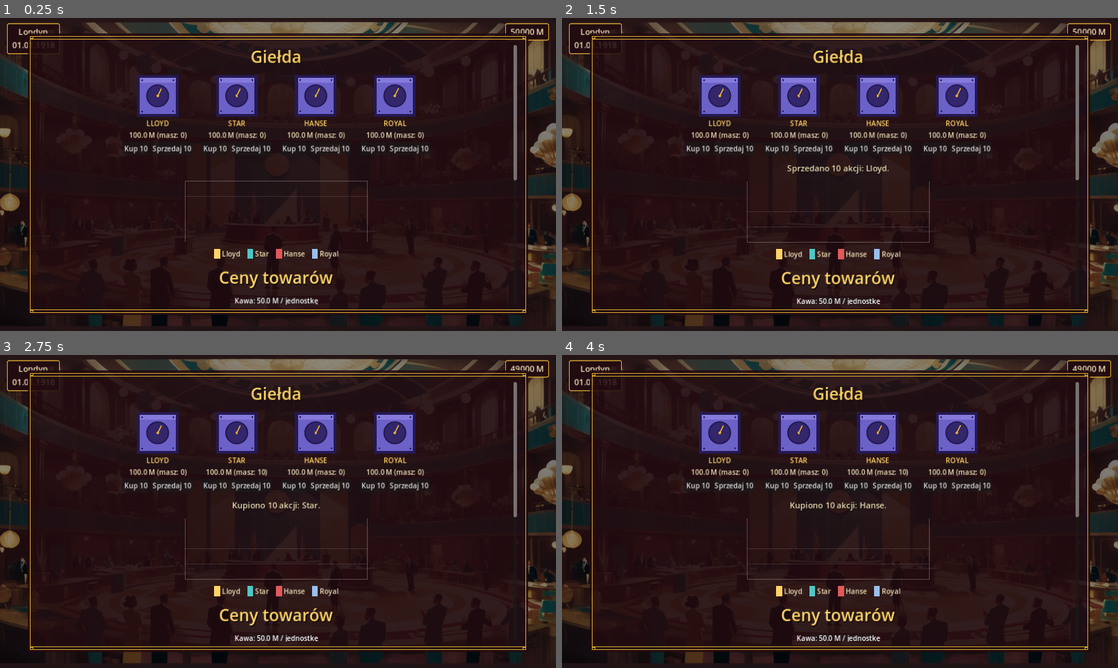
Above: before the commit, frames 1-4 (two rows, left to right).
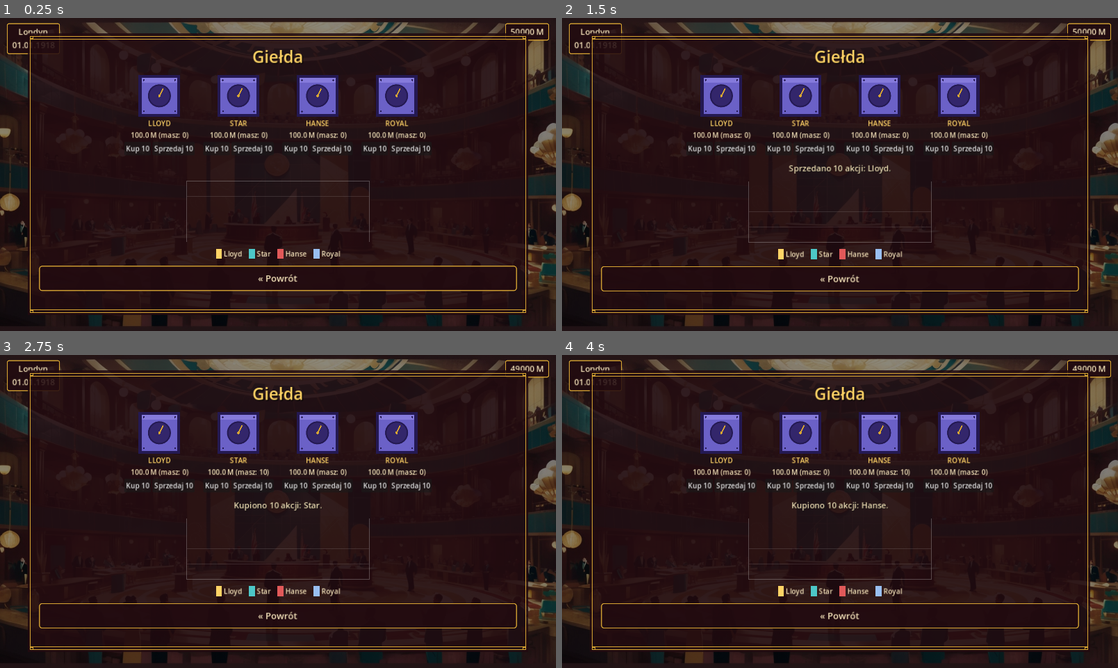
Above: after the commit, the same moments.

Repository: cinekm20/the-forger-retro-tycoon
Game: Godot game, scene res://scenes/stock_market/StockMarket.tscn
Two runs of this game, one before a commit and one after it. Both use one fixed random seed, a clock stepped at 60 frames per second and the inputs below. This scene is started directly instead of the project's main scene.
Inputs:
- Up to frame 1 (0.25 s): no input
- Up to frame 2 (1.5 s): click "Kup 10" at 0.5 s; click "Sprzedaj 10" at 1.25 s
- Up to frame 3 (2.75 s): click "Kup 10" at 2 s
- Up to frame 4 (4 s): click "Sprzedaj 10" at 2.75 s; click "Kup 10" at 3.5 s

The runs differ from the first frame. In frame 1, 4.9% of the frame differs, in the area x 7-93%, y 8-92%; in frame 2, 4.8%; in frame 3, 4.8%; in frame 4, 4.8%.

Commit message:
Rozdziel Giełdę i Rynek na dwa osobne ekrany
Zgłoszone przez użytkownika: "rozdzielny te plansze na 2 osobne, z hub
jako miejsce byłaby giełda i drugie to rynek". Dawny wspólny ekran
Giełdy (akcje + ceny towarów + kontrakty terminowe) dzieli się teraz na:

- Giełda (StockMarket.gd): tylko akcje 4 linii żeglugowych + ich wykres
  kursu. Kontrakty terminowe zostają POZA tym ekranem, bo dotyczą
  wyłącznie towarów (ForwardContracts.propose_contract bierze crop, nie
  spółkę), więc logicznie należą do Rynku.
- Rynek (nowy scenes/market/Market.gd): ceny towarów, ich wykres cen i
  kontrakty terminowe.

Hub.gd: nowa pozycja "Rynek" w FREE_DESTINATIONS obok "Giełda".
SceneRouter.gd: dodana stała MARKET. Nowy klucz tłumaczenia "Rynek" w
ui.csv. Oba ekrany na razie współdzielą tło stock_market.jpg — osobne
tło dla Rynku to możliwy przyszły krok, odnotowany w
docs/GRAFIKA_LEONARDO.md. GDD.md/README.md zaktualizowane pod nowy
podział ekranów.

Co-Authored-By: Claude Sonnet 5 <noreply@anthropic.com>
Claude-Session: https://claude.ai/code/session_01WjdcGYSPdySvPA6GKCaWaN

Diff:
--- a/game/scenes/hub/Hub.gd
+++ b/game/scenes/hub/Hub.gd
@@ -25,6 +25,10 @@
 }
 const FREE_DESTINATIONS := {
 	"Giełda": "res://scenes/stock_market/StockMarket.tscn",
+	## Zgłoszone przez użytkownika: rozdzielenie dawnego wspólnego ekranu
+	## Giełdy na dwie osobne plansze — Giełda (akcje linii żeglugowych)
+	## i Rynek (ceny towarów + kontrakty terminowe), patrz scenes/market/Market.gd.
+	"Rynek": "res://scenes/market/Market.tscn",
 	"Wyścigi konne": "res://scenes/races/Races.tscn",
 }
 
--- /dev/null
+++ b/game/scenes/market/Market.gd
@@ -0,0 +1,144 @@
+extends Control
+## Rynek — ceny towarów (kawa/tytoń/herbata/kakao) i kontrakty terminowe.
+## Wydzielone z dawnego wspólnego ekranu Giełdy (StockMarket.gd) na wyraźne
+## życzenie użytkownika: Giełda = akcje linii żeglugowych, Rynek = towary.
+## Kontrakty terminowe idą tutaj, nie do Giełdy, bo dotyczą wyłącznie
+## dostaw towarów (patrz ForwardContracts.gd — pole "crop"), nie akcji.
+
+const PriceChartScript := preload("res://scripts/ui/PriceChart.gd")
+
+## Kolory serii na wykresie (PriceChart.gd) — osobne od kolorów w
+## PlantationTileIcon.CROP_COLORS (te dobrane pod tło pola/ikonkę, dość
+## przygaszone — kawa i kakao wychodzą tam prawie tym samym brązem, co na
+## LINII wykresu byłoby nieczytelne). Tu każda uprawa ma wyraźnie
+## odróżnialny odcień.
+const CROP_CHART_COLORS := {
+	"coffee": Color(0.65, 0.42, 0.18),
+	"tobacco": Color(0.88, 0.78, 0.25),
+	"tea": Color(0.35, 0.68, 0.35),
+	"cocoa": Color(0.75, 0.28, 0.18),
+}
+
+var crop_rows_container: VBoxContainer
+var contracts_label: Label
+var location_label: Label
+var money_label: Label
+var crop_chart: Control
+
+
+## Skrzynki lokalizacja/data (lewy górny róg) i gotówka (prawy górny róg) —
+## ten sam trik co Giełda/Hub, patrz ScreenHelpers.make_corner_status_row.
+func _ready() -> void:
+	ScreenHelpers.make_background(self, "res://art/backgrounds/stock_market.jpg")
+	var corner := ScreenHelpers.make_corner_status_row(self, "", "")
+	location_label = corner["left"]
+	money_label = corner["right"]
+
+	var root := ScreenHelpers.make_root(self)
+	ScreenHelpers.make_title(root, "Rynek")
+	ScreenHelpers.make_turn_indicator(root)
+
+	ScreenHelpers.make_title(root, "Ceny towarów")
+	crop_rows_container = VBoxContainer.new()
+	root.add_child(crop_rows_container)
+
+	## Wykres cen towarów w czasie (Crops.price_history) — rysowany natywnie
+	## (PriceChart.gd), tak jak sejfy/pinezki/ramki indziej w tej grze
+	## (Leonardo.ai generuje pełne sceny zamiast czystego wykresu). Legenda
+	## pod wykresem: kolorowy kwadracik + nazwa towaru.
+	crop_chart = PriceChartScript.new()
+	crop_chart.custom_minimum_size = Vector2(420, 140)
+	crop_chart.size_flags_horizontal = Control.SIZE_SHRINK_CENTER
+	root.add_child(crop_chart)
+	_build_chart_legend(root, Crops.CROPS, func(id): return Crops.CROP_NAMES[id], CROP_CHART_COLORS)
+
+	ScreenHelpers.make_title(root, "Kontrakty terminowe")
+	ScreenHelpers.make_label(
+		root,
+		tr("Kontrakt: %d jednostek za %d dni, cena dziś ×%.1f, kara %.0f%% przy niedostarczeniu") % [
+			ForwardContracts.CONTRACT_AMOUNT, ForwardContracts.DUE_IN_DAYS,
+			ForwardContracts.PRICE_PREMIUM, ForwardContracts.PENALTY_RATIO * 100.0,
+		],
+	)
+	var contract_row := HBoxContainer.new()
+	contract_row.alignment = BoxContainer.ALIGNMENT_CENTER
+	root.add_child(contract_row)
+	for crop in Crops.CROPS:
+		var propose_btn := Button.new()
+		propose_btn.text = tr("Zawrzyj: %s") % Crops.CROP_NAMES[crop]
+		propose_btn.pressed.connect(_on_propose_contract_pressed.bind(crop))
+		contract_row.add_child(propose_btn)
+
+	contracts_label = ScreenHelpers.make_label(root, "")
+
+	ScreenHelpers.make_back_button(root)
+
+	_rebuild_crop_rows()
+	_update_info()
+
+
+func _rebuild_crop_rows() -> void:
+	for child in crop_rows_container.get_children():
+		child.queue_free()
+	for crop in Crops.CROPS:
+		var label := Label.new()
+		label.text = tr("%s: %.1f M / jednostkę") % [Crops.CROP_NAMES[crop], Crops.get_price(crop)]
+		label.horizontal_alignment = HORIZONTAL_ALIGNMENT_CENTER
+		crop_rows_container.add_child(label)
+
+
+func _on_propose_contract_pressed(crop: String) -> void:
+	ForwardContracts.propose_contract(crop)
+	_update_info()
+
+
+func _update_info() -> void:
+	location_label.text = tr("%s\n%s") % [Cities.get_city_name(Travel.current_city), Calendar.get_date_string()]
+	money_label.text = tr("%.0f M") % Economy.player_money
+	_rebuild_crop_rows()
+	_update_chart()
+
+	var lines: Array[String] = []
+	for contract in ForwardContracts.active_contracts:
+		lines.append(tr("%s: %d szt. po %.1f M, termin dzień %d, kara %.0f M") % [
+			Crops.CROP_NAMES[contract["crop"]], contract["amount"], contract["price_per_unit"],
+			contract["due_day"], contract["penalty"],
+		])
+	contracts_label.text = "\n".join(lines) if not lines.is_empty() else tr("Brak aktywnych kontraktów.")
+
+
+## Kolorowy kwadracik + nazwa dla każdej serii, pod wykresem — czysty tekst
+## wygodniej zrobić zwykłymi Labelami niż draw_string() w środku PriceChart.
+func _build_chart_legend(parent: Container, ids: Array, get_name: Callable, colors: Dictionary) -> void:
+	var legend_row := HBoxContainer.new()
+	legend_row.alignment = BoxContainer.ALIGNMENT_CENTER
+	legend_row.add_theme_constant_override("separation", 16)
+	parent.add_child(legend_row)
+
+	for id in ids:
+		var entry := HBoxContainer.new()
+		entry.add_theme_constant_override("separation", 4)
+		legend_row.add_child(entry)
+
+		var swatch := ColorRect.new()
+		swatch.color = colors.get(id, Color.WHITE)
+		swatch.custom_minimum_size = Vector2(14, 14)
+		entry.add_child(swatch)
+
+		var label := Label.new()
+		label.text = get_name.call(id)
+		label.add_theme_color_override("font_color", ScreenHelpers.COLOR_CREAM)
+		entry.add_child(label)
+
+
+## Odświeża wykres z aktualnej historii cen (Crops.price_history) —
+## wywoływane za każdym razem, gdy coś mogło zmienić ceny (nowy kontrakt,
+## wejście na ekran).
+func _update_chart() -> void:
+	var crop_series := {}
+	for crop in Crops.CROPS:
+		crop_series[crop] = {
+			"values": Crops.price_history.get(crop, []),
+			"color": CROP_CHART_COLORS.get(crop, Color.WHITE),
+		}
+	crop_chart.set_series(crop_series)
--- /dev/null
+++ b/game/scenes/market/Market.tscn
@@ -0,0 +1,12 @@
+[gd_scene load_steps=2 format=3]
+
+[ext_resource type="Script" path="res://scenes/market/Market.gd" id="1"]
+
+[node name="Market" type="Control"]
+layout_mode = 3
+anchors_preset = 15
+anchor_right = 1.0
+anchor_bottom = 1.0
+grow_horizontal = 2
+grow_vertical = 2
+script = ExtResource("1")
--- a/game/scenes/stock_market/StockMarket.gd
+++ b/game/scenes/stock_market/StockMarket.gd
@@ -2,36 +2,28 @@
 ## Giełda — działające kupno/sprzedaż akcji linii żeglugowych, z kursem
 ## powiązanym z aktywnością gracza na plantacjach (docs/MECHANIKI_EKONOMICZNE.md
 ## pkt. 7) i losowym dziennym dryfem (ShippingCompanies._on_day_advanced).
+## Ceny towarów i kontrakty terminowe mają od tego osobny ekran — Rynek
+## (scenes/market/Market.gd), zgłoszone przez użytkownika jako rozdzielenie
+## dwóch odrębnych plansz z jednego ekranu Giełdy.
 
 const VaultIconScript := preload("res://scripts/ui/VaultIcon.gd")
 const PriceChartScript := preload("res://scripts/ui/PriceChart.gd")
 
-## Kolory serii na wykresach (PriceChart.gd) — osobne od kolorów w
+## Kolory serii na wykresie (PriceChart.gd) — osobne od kolorów w
 ## PlantationTileIcon.CROP_COLORS (te dobrane pod tło pola/ikonkę, dość
-## przygaszone — kawa i kakao wychodzą tam prawie tym samym brązem, co na
-## LINII wykresu byłoby nieczytelne). Tu każda uprawa/spółka ma wyraźnie
-## odróżnialny odcień.
+## przygaszone). Tu każda spółka ma wyraźnie odróżnialny odcień.
 const SHIPPING_COLORS := {
 	"lloyd": Color(1.0, 0.83, 0.4),
 	"star": Color(0.3, 0.78, 0.78),
 	"hanse": Color(0.88, 0.35, 0.35),
 	"royal": Color(0.6, 0.75, 0.95),
 }
-const CROP_CHART_COLORS := {
-	"coffee": Color(0.65, 0.42, 0.18),
-	"tobacco": Color(0.88, 0.78, 0.25),
-	"tea": Color(0.35, 0.68, 0.35),
-	"cocoa": Color(0.75, 0.28, 0.18),
-}
 
 var rows_container: HFlowContainer
-var crop_rows_container: VBoxContainer
-var contracts_label: Label
 var location_label: Label
 var money_label: Label
 var trade_status_label: Label
 var shipping_chart: Control
-var crop_chart: Control
 
 
 ## Skrzynki lokalizacja/data (lewy górny róg) i gotówka (prawy górny róg)
@@ -49,7 +41,7 @@
 	ScreenHelpers.make_turn_indicator(root)
 
 	## HFlowContainer zamiast HBoxContainer: na wąskim (portretowym) ekranie
-	## 5 sejfów obok siebie by się nie zmieściło — FlowContainer sam
+	## 4 sejfy obok siebie by się nie zmieściły — FlowContainer sam
 	## zawija do kolejnego wiersza, kiedy brakuje miejsca, więc układ
 	## dostosowuje się do szerokości ekranu bez ręcznego liczenia kolumn.
 	rows_container = HFlowContainer.new()
@@ -70,41 +62,9 @@
 	root.add_child(shipping_chart)
 	_build_chart_legend(root, ShippingCompanies.COMPANIES.keys(), func(id): return ShippingCompanies.COMPANIES[id]["name"], SHIPPING_COLORS)
 
-	ScreenHelpers.make_title(root, "Ceny towarów")
-	crop_rows_container = VBoxContainer.new()
-	root.add_child(crop_rows_container)
-
-	## Wykres cen towarów w czasie (Crops.price_history) — ten sam wzorzec co
-	## wykres linii żeglugowych wyżej.
-	crop_chart = PriceChartScript.new()
-	crop_chart.custom_minimum_size = Vector2(420, 140)
-	crop_chart.size_flags_horizontal = Control.SIZE_SHRINK_CENTER
-	root.add_child(crop_chart)
-	_build_chart_legend(root, Crops.CROPS, func(id): return Crops.CROP_NAMES[id], CROP_CHART_COLORS)
-
-	ScreenHelpers.make_title(root, "Kontrakty terminowe")
-	ScreenHelpers.make_label(
-		root,
-		tr("Kontrakt: %d jednostek za %d dni, cena dziś ×%.1f, kara %.0f%% przy niedostarczeniu") % [
-			ForwardContracts.CONTRACT_AMOUNT, ForwardContracts.DUE_IN_DAYS,
-			ForwardContracts.PRICE_PREMIUM, ForwardContracts.PENALTY_RATIO * 100.0,
-		],
-	)
-	var contract_row := HBoxContainer.new()
-	contract_row.alignment = BoxContainer.ALIGNMENT_CENTER
-	root.add_child(contract_row)
-	for crop in Crops.CROPS:
-		var propose_btn := Button.new()
-		propose_btn.text = tr("Zawrzyj: %s") % Crops.CROP_NAMES[crop]
-		propose_btn.pressed.connect(_on_propose_contract_pressed.bind(crop))
-		contract_row.add_child(propose_btn)
-
-	contracts_label = ScreenHelpers.make_label(root, "")
-
 	ScreenHelpers.make_back_button(root)
 
 	_rebuild_rows()
-	_rebuild_crop_rows()
 	_update_info()
 
 
@@ -179,34 +139,10 @@
 	_update_info()
 
 
-func _rebuild_crop_rows() -> void:
-	for child in crop_rows_container.get_children():
-		child.queue_free()
-	for crop in Crops.CROPS:
-		var label := Label.new()
-		label.text = tr("%s: %.1f M / jednostkę") % [Crops.CROP_NAMES[crop], Crops.get_price(crop)]
-		label.horizontal_alignment = HORIZONTAL_ALIGNMENT_CENTER
-		crop_rows_container.add_child(label)
-
-
-func _on_propose_contract_pressed(crop: String) -> void:
-	ForwardContracts.propose_contract(crop)
-	_update_info()
-
-
 func _update_info() -> void:
 	location_label.text = tr("%s\n%s") % [Cities.get_city_name(Travel.current_city), Calendar.get_date_string()]
 	money_label.text = tr("%.0f M") % Economy.player_money
-	_rebuild_crop_rows()
-	_update_charts()
-
-	var lines: Array[String] = []
-	for contract in ForwardContracts.active_contracts:
-		lines.append(tr("%s: %d szt. po %.1f M, termin dzień %d, kara %.0f M") % [
-			Crops.CROP_NAMES[contract["crop"]], contract["amount"], contract["price_per_unit"],
-			contract["due_day"], contract["penalty"],
-		])
-	contracts_label.text = "\n".join(lines) if not lines.is_empty() else tr("Brak aktywnych kontraktów.")
+	_update_chart()
 
 
 ## Kolorowy kwadracik + nazwa dla każdej serii, pod wykresem — czysty tekst
@@ -233,10 +169,10 @@
 		entry.add_child(label)
 
 
-## Odświeża dane obu wykresów z aktualnej historii cen (ShippingCompanies/
-## Crops.price_history) — wywoływane za każdym razem, gdy coś mogło zmienić
-## ceny (kupno/sprzedaż akcji, nowy kontrakt, wejście na ekran).
-func _update_charts() -> void:
+## Odświeża wykres z aktualnej historii kursów (ShippingCompanies.price_history)
+## — wywoływane za każdym razem, gdy coś mogło zmienić ceny (kupno/sprzedaż
+## akcji, wejście na ekran).
+func _update_chart() -> void:
 	var shipping_series := {}
 	for company_id in ShippingCompanies.COMPANIES.keys():
 		shipping_series[company_id] = {
@@ -244,11 +180,3 @@
 			"color": SHIPPING_COLORS.get(company_id, Color.WHITE),
 		}
 	shipping_chart.set_series(shipping_series)
-
-	var crop_series := {}
-	for crop in Crops.CROPS:
-		crop_series[crop] = {
-			"values": Crops.price_history.get(crop, []),
-			"color": CROP_CHART_COLORS.get(crop, Color.WHITE),
-		}
-	crop_chart.set_series(crop_series)
--- a/game/scripts/autoload/SceneRouter.gd
+++ b/game/scripts/autoload/SceneRouter.gd
@@ -6,6 +6,7 @@
 const PLANTATION := "res://scenes/plantation/Plantation.tscn"
 const WAREHOUSE := "res://scenes/warehouse/Warehouse.tscn"
 const STOCK_MARKET := "res://scenes/stock_market/StockMarket.tscn"
+const MARKET := "res://scenes/market/Market.tscn"
 const RACES := "res://scenes/races/Races.tscn"
 const AUCTION_HOUSE := "res://scenes/auction_house/AuctionHouse.tscn"
 const ART_SCHOOL := "res://scenes/art_school/ArtSchool.tscn"
--- a/game/translations/ui.csv
+++ b/game/translations/ui.csv
@@ -42,6 +42,7 @@
 Plantacje,Plantations,Plantagen
 Galeria,Gallery,Galerie
 Giełda,Stock Market,Börse
+Rynek,Market,Markt
 Wyścigi konne,Horse Races,Pferderennen
 Koniec tury »,End turn »,Zug beenden »
 Zapisz i wyjdź do menu,Save and exit to menu,Speichern und zum Menü zurückkehren
Not shown, changed: docs/GDD.md
Not shown, changed: docs/GRAFIKA_LEONARDO.md
Not shown, changed: game/README.md
